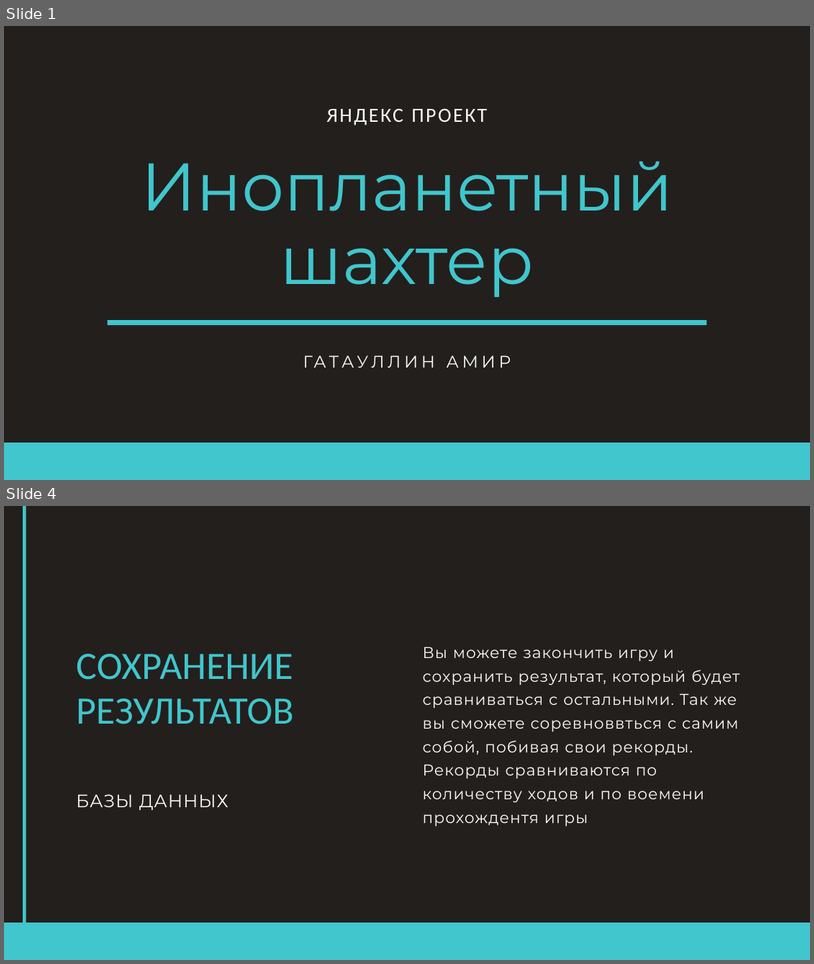
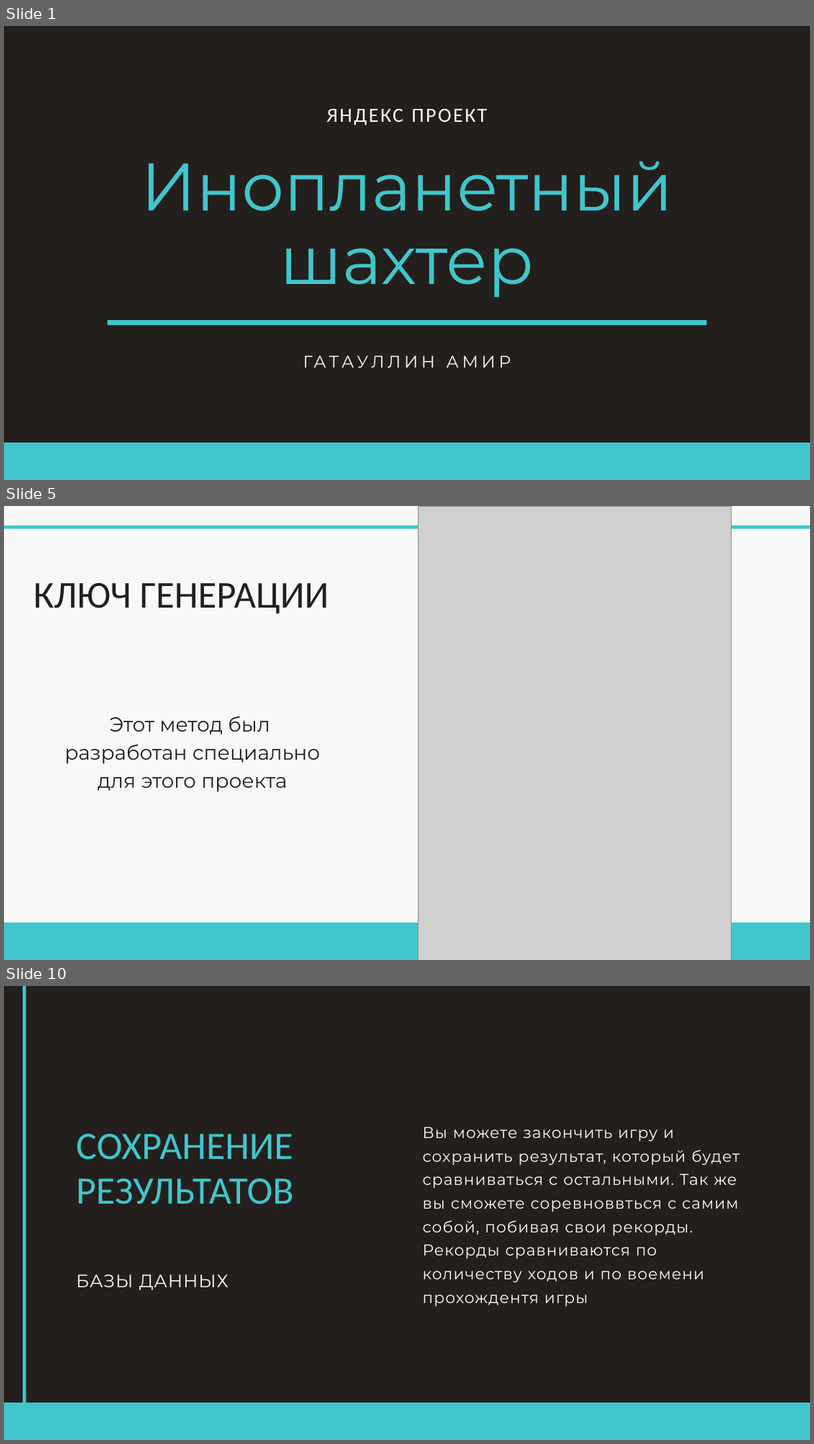
Before and after one commit to Nekro25/Alien-Miner, a slide deck: Инопланетный шахтер.pptx. Shown one above the other, each under a label of ours: slides 1 and 4 before the commit, slides 1, 5 and 10 after it; the slides between them are not shown. The pictures are 814x964 and 814x1444 pixels, drawn with LibreOffice and Linux fonts; fonts in the diff are those of the drawing; grey boxes stand for pictures. Boxes give left, top, right and bottom in pixels: in the first picture for what was removed or moved away, otherwise in the second. Text is boxed around its words. In the diff, an @@ line names an element or a change of style, - is before the commit and + after.

```diff
--- a/Инопланетный шахтер.pptx
+++ b/Инопланетный шахтер.pptx
@@ slide 5 added at (x1=4, y1=506, x2=810, y2=960), background #F7F9F8 @@
@@ rectangle added at (x1=4, y1=525, x2=810, y2=528), fill #40C6CC @@
@@ picture added at (x1=418, y1=506, x2=719, y2=960) @@
@@ picture added at (x1=418, y1=506, x2=732, y2=960) @@
@@ text added at (x1=34, y1=583, x2=329, y2=614), 67.7 pt, text #231F1D @@
+КЛЮЧ ГЕНЕРАЦИИ
@@ text added at (x1=64, y1=716, x2=320, y2=792), 36.1 pt, text #231F1D @@
+Этот метод был
+разработан специально
+для этого проекта
@@ rectangle added at (x1=4, y1=922, x2=810, y2=960), fill #40C6CC @@
@@ what was slide 4 is now slide 10 @@
```
Also in this commit, not shown: 4 slides changed, 3 other slides added, 4 slides removed, 4 other files.
